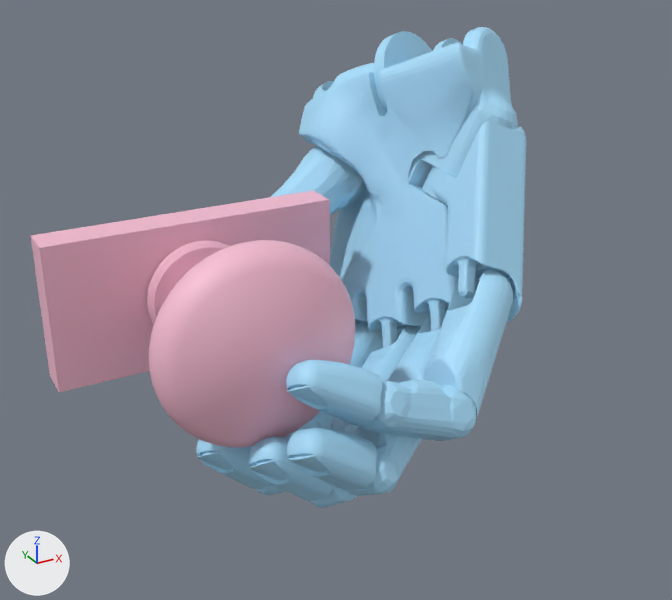
The glTF model static/data/3dmodel/ShadowHand/contactdb+door_knob/4.glb: old version first, new version second.
Before and after are seen from a 50 mm lens placed at (-0.099, -0.262, 0.124), pointed at (0.036, -0.016, 0.001). The axes (+X, +Y, +Z) are drawn at lower left. The lights are the same throughout. Where no turn or scale is listed for an object, it has been applied to the vertices.

Names of what the first picture shows: 'geometry_0'.
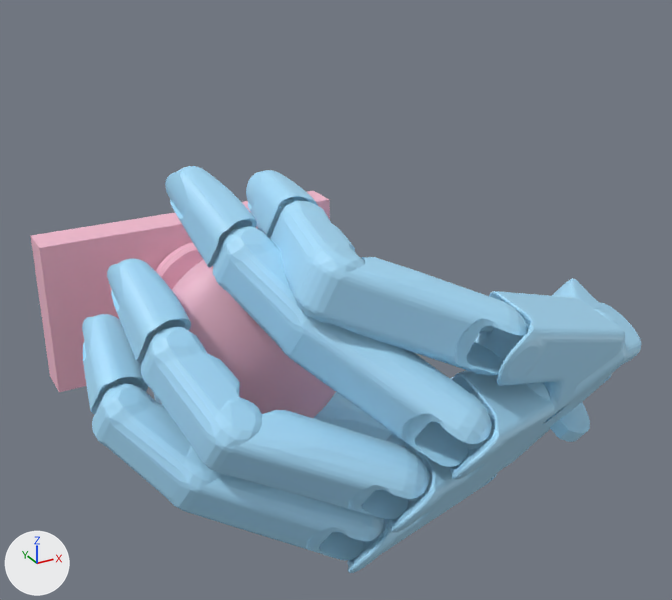
Changed parts and their boxes (x1, y1, x2, y2) in the pictures (672 x 600 px; the box of a moved part takes in the faces that stretch with it):
'geometry_0', reshaped (23% wider, 15% shorter)
    before: (31, 27, 526, 508)
    after: (31, 166, 641, 573)
part 1 of me_geometry_0, moved or reshaped
    before: (374, 31, 432, 113)
    after: (550, 402, 590, 442)
part 2 of me_geometry_0, added (blue)
    after: (187, 474, 384, 560)
part 3 of me_geometry_0, moved or reshaped
    before: (310, 417, 358, 508)
    after: (92, 384, 222, 512)
part 4 of me_geometry_0, moved or reshaped
    before: (286, 360, 382, 426)
    after: (82, 314, 148, 414)
part 5 of me_geometry_0, added (blue)
    after: (218, 410, 429, 519)
part 6 of me_geometry_0, added (blue)
    after: (141, 326, 262, 472)
part 7 of me_geometry_0, added (blue)
    after: (288, 324, 491, 467)
part 8 of me_geometry_0, added (blue)
    after: (213, 226, 332, 356)
part 9 of me_geometry_0, moved or reshaped
    before: (422, 121, 526, 322)
    after: (475, 291, 625, 417)
part 10 of me_geometry_0, added (blue)
    after: (323, 257, 528, 375)
part 11 of me_geometry_0, added (blue)
    after: (270, 201, 365, 324)
part 12 of me_geometry_0, moved or reshaped
    before: (248, 436, 335, 501)
    after: (246, 170, 317, 239)
part 13 of me_geometry_0, deleted (blue)
    before: (305, 27, 518, 348)
part 14 of me_geometry_0, deleted (blue)
    before: (196, 439, 272, 489)
part 15 of me_geometry_0, deleted (blue)
    before: (299, 43, 485, 218)
part 16 of me_geometry_0, deleted (blue)
    before: (271, 146, 364, 215)
part 17 of me_geometry_0, moved or reshaped
    before: (255, 269, 513, 496)
    after: (314, 278, 641, 573)
part 18 of me_geometry_0, built on
    before: (167, 257, 236, 339)
    after: (107, 166, 257, 363)

Edits to the bpy script that builds the scene:
```text
Change me_geometry_0:
    remove me_geometry_0.from_pydata(...)  # 31606 vertices, 62874 faces; spans x -0.05..0.12, y -0.067..0.076, z -0.063..0.08
    add me_geometry_0.from_pydata(...)  # 31606 vertices, 62874 faces; spans x -0.053..0.128, y -0.108..0.037, z -0.075..0.056
    me_geometry_0 part 1: the loose piece of 90 vertices spanning x 0.078..0.116, y 0.024..0.048, z 0.039..0.076 is multiplied about its middle by the matrix ((0.589, 0.075, 0.805), (-0.766, 0.369, 0.526), (-0.258, -0.926, 0.275)), then moved by (0.005, -0.082, -0.094)
    me_geometry_0 part 2: the loose piece of 549 vertices spanning x 0.037..0.091, y -0.052..-0.009, z -0.041..-0.01 is copied, and the copy is multiplied about its middle by the matrix ((0.517, 0.413, 0.75), (-0.838, 0.423, 0.345), (-0.175, -0.807, 0.565)), then moved by (-0.076, -0.039, -0.003); it spans x -0.039..0.015, y -0.087..-0.053, z -0.047..-0.01
    me_geometry_0 part 3: the loose piece of 224 vertices spanning x 0.01..0.047, y -0.054..-0.02, z -0.056..-0.032 is multiplied about its middle by the matrix ((0.09, 0.444, 0.891), (-0.986, 0.164, 0.018), (-0.138, -0.881, 0.453)), then moved by (-0.066, -0.017, 0.032)
    me_geometry_0 part 4: the loose piece of 2529 vertices spanning x -0.001..0.028, y -0.065..-0.047, z -0.021..0.003 is multiplied about its middle by the matrix ((0.425, 0.363, 0.829), (-0.821, 0.541, 0.184), (-0.382, -0.758, 0.528)), then moved by (-0.058, 0.025, 0.013)
    me_geometry_0 part 5: the loose piece of 549 vertices spanning x 0.045..0.091, y -0.066..-0.025, z -0.034..0.01 is copied, and the copy is multiplied about its middle by the matrix ((0.231, 0.414, 0.88), (-0.894, 0.448, 0.024), (-0.384, -0.793, 0.474)), then moved by (-0.073, -0.035, 0.001); it spans x -0.033..0.022, y -0.098..-0.064, z -0.029..0.007
    me_geometry_0 part 6: the loose piece of 224 vertices spanning x 0.021..0.061, y -0.067..-0.047, z -0.035..-0.008 is copied, and the copy is multiplied about its middle by the matrix ((0.588, 0.392, 0.707), (-0.732, 0.63, 0.26), (-0.343, -0.671, 0.658)), then moved by (-0.07, -0.006, 0.026); it spans x -0.04..-0.017, y -0.082..-0.044, z -0.012..0.022
    me_geometry_0 part 7: the loose piece of 549 vertices spanning x 0.045..0.091, y -0.066..-0.025, z -0.034..0.01 is copied, and the copy is multiplied about its middle by the matrix ((-0.17, 0.346, 0.923), (-0.927, 0.261, -0.269), (-0.334, -0.901, 0.276)), then moved by (-0.053, -0.036, 0.02); it spans x -0.007..0.035, y -0.105..-0.058, z -0.013..0.029
    me_geometry_0 part 8: the loose piece of 224 vertices spanning x 0.021..0.061, y -0.067..-0.047, z -0.035..-0.008 is copied, and the copy is multiplied about its middle by the matrix ((0.684, 0.368, 0.63), (-0.659, 0.682, 0.317), (-0.313, -0.632, 0.709)), then moved by (-0.045, -0.001, 0.048); it spans x -0.017..0.009, y -0.076..-0.039, z 0.01..0.044
    me_geometry_0 part 9: the loose piece of 746 vertices spanning x 0.072..0.114, y -0.043..0.012, z -0.011..0.053 is multiplied about its middle by the matrix ((0.582, 0.085, 0.809), (-0.783, 0.327, 0.529), (-0.219, -0.941, 0.257)), then moved by (-0.027, -0.065, -0.019)
    me_geometry_0 part 10: the loose piece of 549 vertices spanning x 0.045..0.091, y -0.066..-0.025, z -0.034..0.01 is copied, and the copy is multiplied about its middle by the matrix ((0.349, 0.235, 0.907), (-0.93, 0.204, 0.305), (-0.113, -0.95, 0.29)), then moved by (-0.045, -0.037, 0.038); it spans x -0.005..0.051, y -0.099..-0.067, z 0.008..0.043
    me_geometry_0 part 11: the loose piece of 224 vertices spanning x 0.021..0.061, y -0.067..-0.047, z -0.035..-0.008 is copied, and the copy is multiplied about its middle by the matrix ((0.214, 0.229, 0.95), (-0.974, 0.123, 0.189), (-0.073, -0.966, 0.25)), then moved by (-0.037, -0.005, 0.058); it spans x -0.006..0.015, y -0.083..-0.042, z 0.025..0.049
    me_geometry_0 part 12: the loose piece of 2529 vertices spanning x -0.009..0.019, y -0.054..-0.036, z -0.05..-0.025 is multiplied about its middle by the matrix ((0.469, 0.401, 0.787), (-0.878, 0.117, 0.463), (0.093, -0.909, 0.407)), then moved by (0.003, 0.012, 0.079)
    me_geometry_0 part 13: the loose piece of 3477 vertices spanning x 0.054..0.12, y -0.025..0.076, z -0.047..0.08 is deleted
    me_geometry_0 part 14: the loose piece of 2529 vertices spanning x -0.018..0.01, y -0.031..-0.013, z -0.057..-0.031 is deleted
    me_geometry_0 part 15: the loose piece of 2386 vertices spanning x 0.06..0.104, y -0.006..0.068, z 0.015..0.077 is deleted
    me_geometry_0 part 16: the loose piece of 207 vertices spanning x 0.026..0.083, y 0.025..0.061, z -0.003..0.035 is deleted
    me_geometry_0 part 17: 8 vertices moved within x 0.025..0.068, y -0.06..-0.002, z -0.044..-0.016; 5369 vertices removed from x -0.003..0.091, y -0.067..0.028, z -0.063..0.01; 6675 vertices added at x -0.002..0.128, y -0.108..0.016, z -0.075..0.007
    me_geometry_0 part 18: 4 vertices moved within x -0.028..-0.008, y -0.039..-0.037, z 0.012..0.031; 5058 vertices added at x -0.041..-0.003, y -0.053..-0.021, z 0.009..0.056
```
